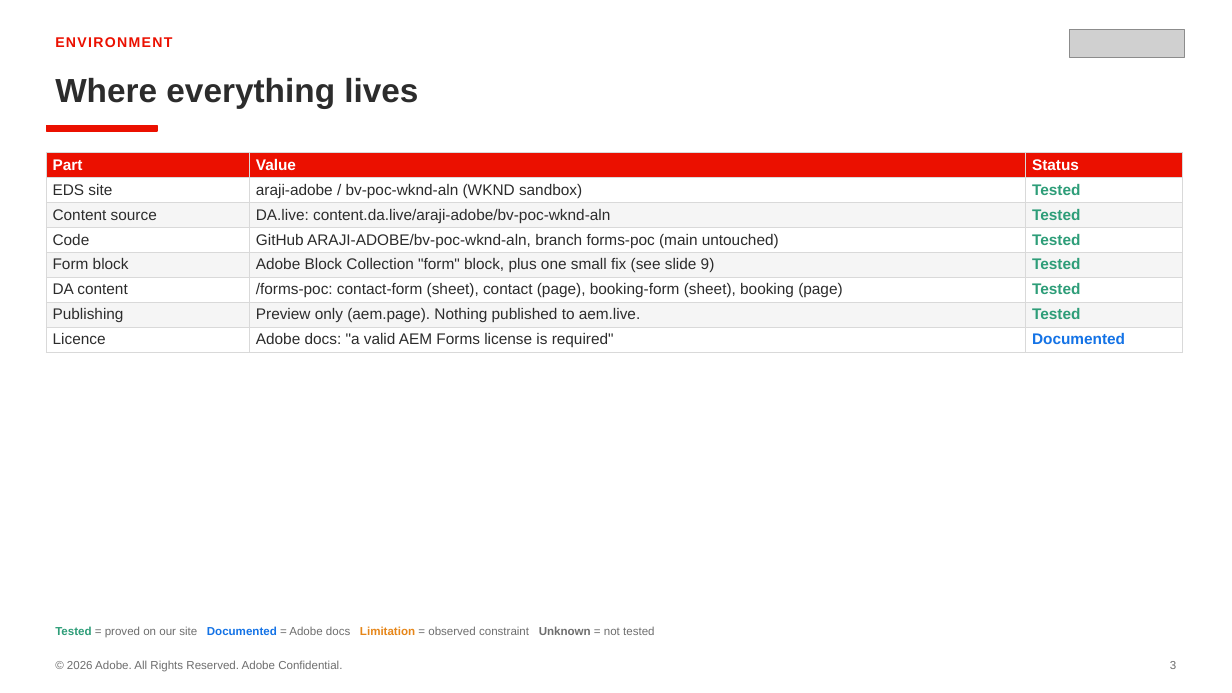
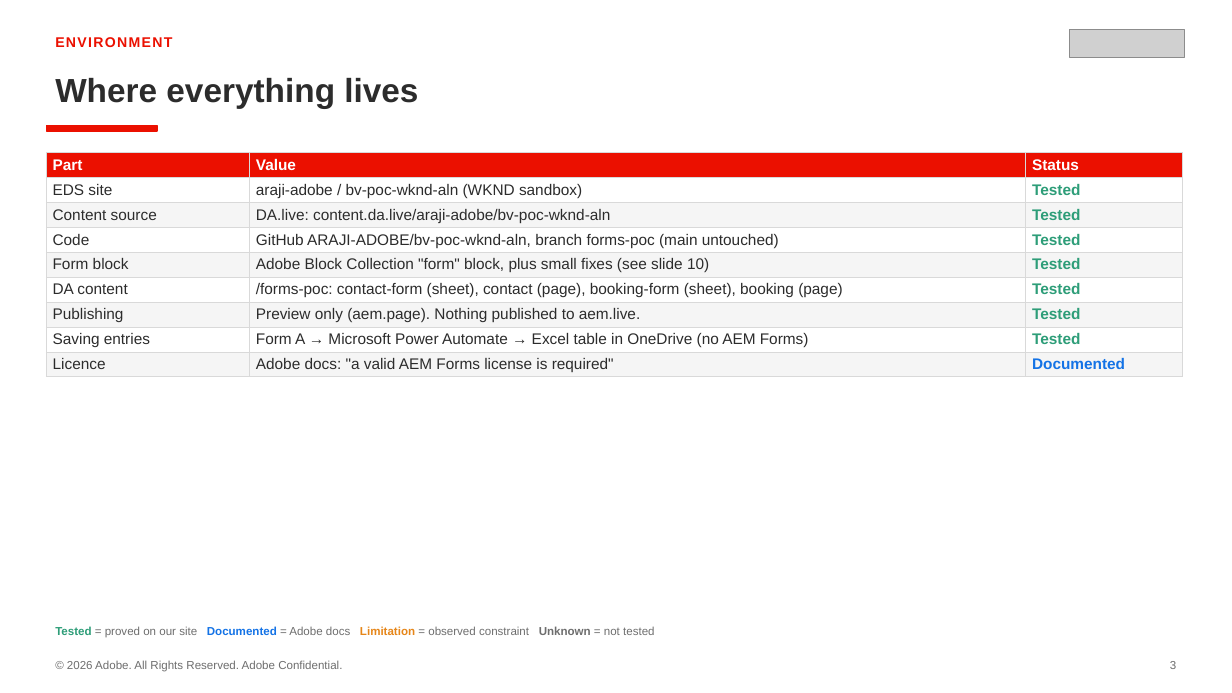
Before and after one commit to ARAJI-ADOBE/bv-poc-wknd-aln, a slide deck: slide 3 of testing/forms/Forms-POC-DA-vs-Ema.pptx. Drawn at 1232x693 pixels with LibreOffice and Linux fonts; fonts in the diff are those of the drawing; grey boxes stand for pictures. Boxes give left, top, right and bottom in pixels: in the first picture for what was removed or moved away, otherwise in the second. Text is boxed around its words. In the diff, an @@ line names an element or a change of style, - is before the commit and + after.

Commit message:
Update 14 files
Automated migration updates generated by Experience Modernization Agent.

Changed files: 14

```diff
--- a/testing/forms/Forms-POC-DA-vs-Ema.pptx
+++ b/testing/forms/Forms-POC-DA-vs-Ema.pptx
@@ table at bbox=[46, 152, 1183, 376] @@
@@ row 5, column 2: "Adobe Block Collection "form" block, plus one small fix (see slide 9)" to "Adobe Block Collection "form" block, plus small fixes (see slide 10)" @@
+row 8: Saving entries | Form A → Microsoft Power Automate → Excel table in OneDrive (no AEM Forms) | Tested
```
Also in this commit, not shown: 9 other slides changed, 2 slides added, 1 slide removed, 13 other files.
